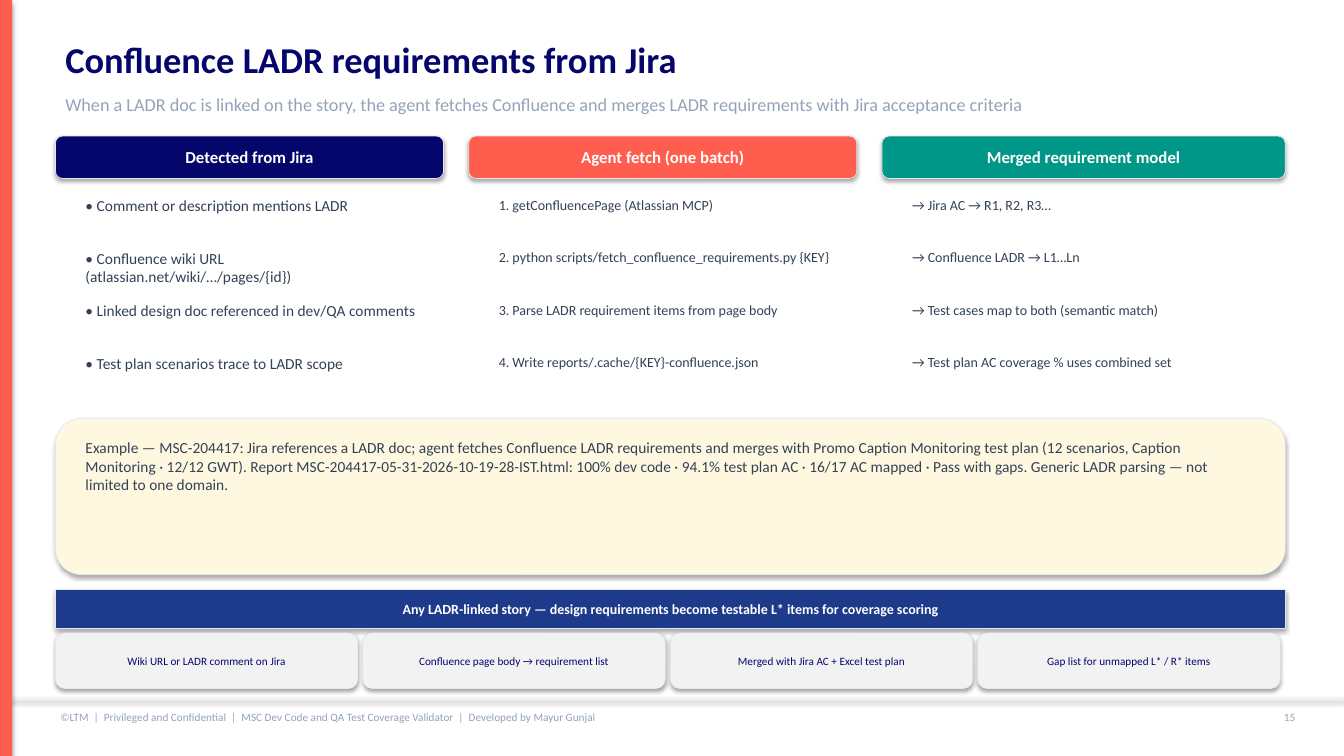
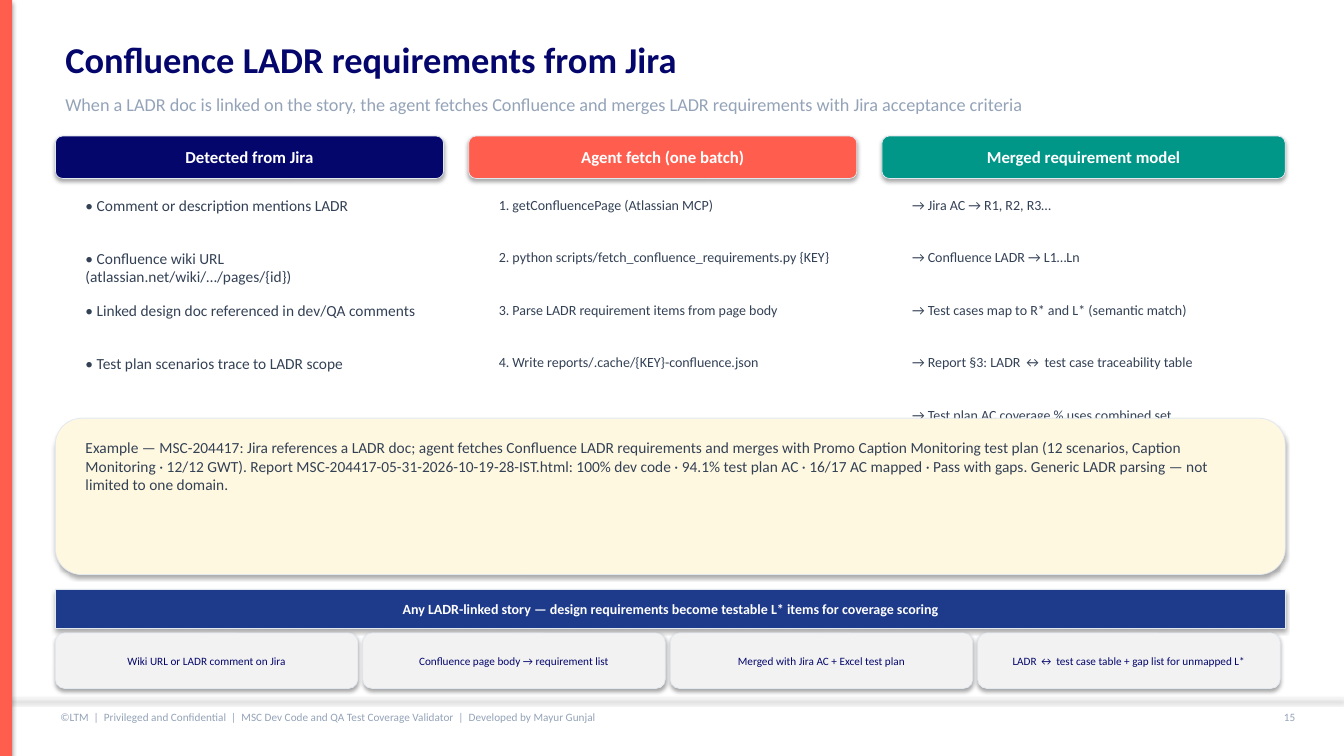
Before and after one commit to mgunjal11/pegasus-qa-agents-lab-copy, a slide deck: slide 16 of docs/MSC-Dev-Code-and-QA-Test-Coverage-Validator-Guide.pptx. Drawn at 1344x756 pixels with LibreOffice and Linux fonts; fonts in the diff are those of the drawing. Boxes give left, top, right and bottom in pixels: in the first picture for what was removed or moved away, otherwise in the second. Text is boxed around its words. In the diff, an @@ line names an element or a change of style, - is before the commit and + after.

```diff
--- a/docs/MSC-Dev-Code-and-QA-Test-Coverage-Validator-Guide.pptx
+++ b/docs/MSC-Dev-Code-and-QA-Test-Coverage-Validator-Guide.pptx
@@ text at bbox=[928, 305, 1187, 318]: text changed @@
-→ Test cases map to both (semantic match)
+→ Test cases map to R* and L* (semantic match)
@@ text added at bbox=[928, 357, 1193, 370], 10 pt, text #334155 @@
+→ Report §3: LADR ↔ test case traceability table
@@ text "→ Test plan AC coverage ..." rewrapped from bbox=[928, 357, 1172, 370] to bbox=[928, 410, 1172, 419] @@
@@ text in rounded rectangle at bbox=[1013, 657, 1244, 667]: text changed @@
-Gap list for unmapped L* / R* items
+LADR ↔ test case table + gap list for unmapped L*
```
Also in this commit, not shown: 3 other slides changed, 9 other files.
